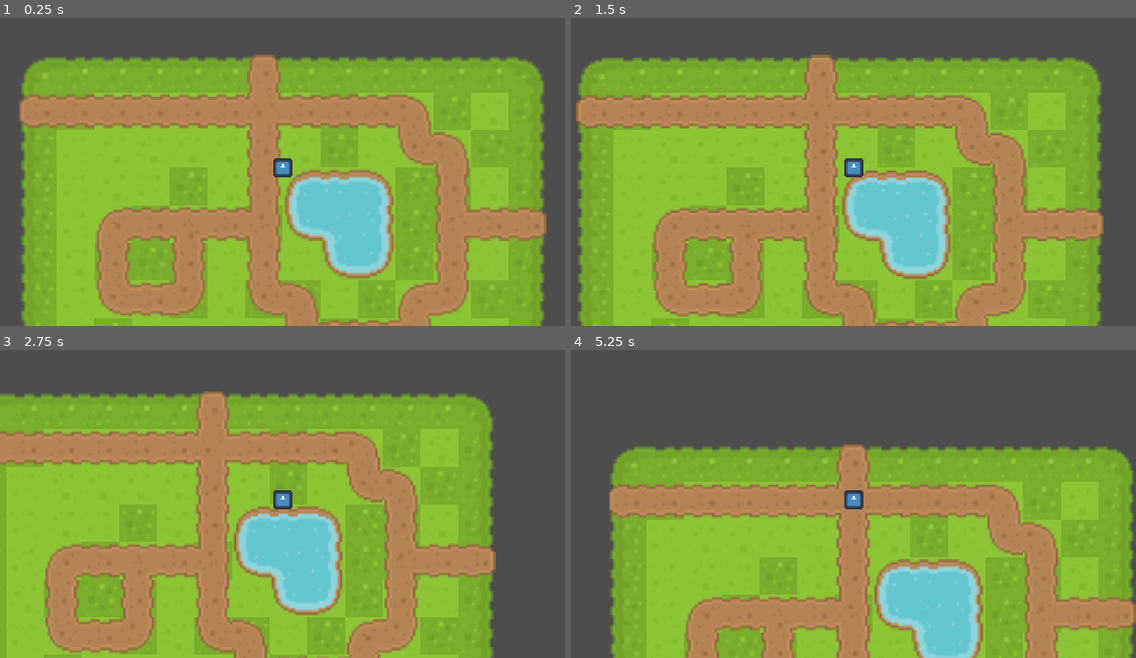
Above: before the commit, frames 1-4 (two rows, left to right).
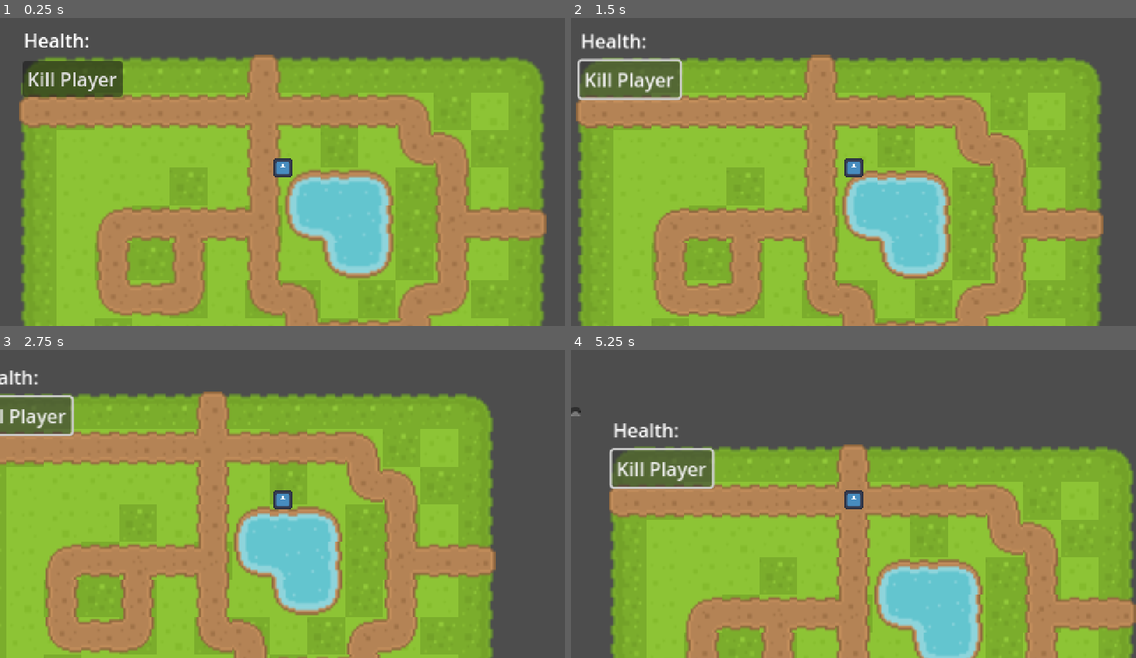
Above: after the commit, the same moments.

Repository: Nikkxi/CybrEternus
Game: Godot game, scene res://World/World.tscn
Same seed, same stepped clock (60 frames per second), same inputs: the game is played once before the commit and once after it. The engine's default icon, where the game draws it, is replaced by a stand-in: a white triangle on a blue panel in a dark square.
Inputs (mouse positions are in pixels of both pictures, inside the frame that each line leads up to):
- Up to frame 1 (0.25 s): no input
- Up to frame 2 (1.5 s): click (644, 79) at 0.5 s, where only the run after the commit has a clickable "Kill Player"; tap Enter at 1.25 s; hold Right (ui_right) from 1.28 s (still down)
- Up to frame 3 (2.75 s): release Right (ui_right) at 2.03 s; hold Down (ui_down) from 2.03 s (still down)
- Up to frame 4 (5.25 s): tap Space (respawn) at 2.75 s; release Down (ui_down) at 2.78 s; hold Right (ui_right) 2.78-3.53 s; hold Up (ui_up) 3.53-4.28 s; hold Left (ui_left) from 4.28 s (still down)

The runs differ from the first frame. In frame 1, 2.3% of the frame differs, in the area x 4-22%, y 5-26%; in frame 2, 2.8%, in the area x 1-20%, y 5-27%; in frame 3, 1.9%; in frame 4, 2.8%.
Error after the commit: Parse Error: Expected end of statement after expression, found "Identifier" instead. (res://Scripts/UpdateHealthText.gd:7)

Commit message:
Learning Signaling Pt 1

Diff:
--- a/Player/Player.tscn
+++ b/Player/Player.tscn
@@ -1,8 +1,7 @@
-[gd_scene load_steps=6 format=3 uid="uid://c50ms1m1reutm"]
+[gd_scene load_steps=5 format=3 uid="uid://c50ms1m1reutm"]
 
 [ext_resource type="Texture2D" uid="uid://biwwde61vgjf" path="res://icon.svg" id="1_b8l6f"]
 [ext_resource type="Script" path="res://Scripts/Player.gd" id="1_h6obl"]
-[ext_resource type="Script" path="res://Scripts/Derp.gd" id="3_t1ptg"]
 [ext_resource type="Script" path="res://Scripts/Health.gd" id="5_7r5ni"]
 
 [sub_resource type="CapsuleShape2D" id="CapsuleShape2D_q561h"]
@@ -10,17 +9,16 @@
 height = 24.0
 
 [node name="Player" type="CharacterBody2D"]
+collision_layer = 2
 script = ExtResource("1_h6obl")
 SPEED = 60
+loot = "Coin"
 
 [node name="Camera2D" type="Camera2D" parent="."]
 
 [node name="Sprite" type="Sprite2D" parent="."]
 scale = Vector2(0.25, 0.25)
 texture = ExtResource("1_b8l6f")
-
-[node name="Node2D" type="Node2D" parent="."]
-script = ExtResource("3_t1ptg")
 
 [node name="Health" type="Node" parent="."]
 script = ExtResource("5_7r5ni")
--- a/Scripts/Derp.gd
+++ /dev/null
@@ -1,16 +0,0 @@
-extends Node2D
-
-
-# Called when the node enters the scene tree for the first time.
-func _ready():
-	pass # Replace with function body.
-
-
-# Called every frame. 'delta' is the elapsed time since the previous frame.
-func _process(delta):
-	pass
-
-
-func _notification(what):
-	if what == NOTIFICATION_WM_CLOSE_REQUEST:
-		print("DERP!")
--- a/Scripts/Health.gd
+++ b/Scripts/Health.gd
@@ -6,6 +6,7 @@
 var current_health
 
 signal Dies
+signal current_health_updated
 
 # Called when the node enters the scene tree for the first time.
 func _ready():
@@ -15,8 +16,10 @@
 func takeDamage(damage:int):
 	current_health -= damage
 
+	emit_signal("current_health_updated", current_health)
+
 	if current_health <= 0:
-		emit_signal("Dies")
+		Dies.emit()
 
 
 func receiveHealing(health:int):
--- a/Scripts/Player.gd
+++ b/Scripts/Player.gd
@@ -4,7 +4,12 @@
 @export_range(10,100) var SPEED = 30
 @export var loot:String
 
+var health:Health
+
 signal respawn_player
+
+func _ready():
+	pass
 
 func _process(delta):
 	if Input.is_action_pressed("quit"):
@@ -37,3 +42,7 @@
 
 func _on_health_dies():
 	print("Drops loot: " + loot)
+
+func _on_button_pressed() -> bool:
+	get_node("Health").takeDamage(2)
+	return true
--- /dev/null
+++ b/Scripts/UpdateHealthText.gd
@@ -0,0 +1,17 @@
+extends TextEdit
+
+var playerHealth
+# Called when the node enters the scene tree for the first time.
+func _ready():
+	playerHealth = get_parent().get_node("Player/Health")
+	text = (String)playerHealth.current_health
+
+
+# Called every frame. 'delta' is the elapsed time since the previous frame.
+func _process(delta):
+	pass
+
+
+func _on_health_current_health_updated(newHealthValue):
+	text = newHealthValue
+	pass
--- a/World/World.tscn
+++ b/World/World.tscn
@@ -1,8 +1,9 @@
-[gd_scene load_steps=4 format=3 uid="uid://83rjvmucfenk"]
+[gd_scene load_steps=5 format=3 uid="uid://83rjvmucfenk"]
 
 [ext_resource type="PackedScene" uid="uid://c50ms1m1reutm" path="res://Player/Player.tscn" id="1_ix8wh"]
 [ext_resource type="Script" path="res://World/World.gd" id="1_vny17"]
 [ext_resource type="PackedScene" uid="uid://sb6glkmeic2p" path="res://Maps/SandboxMap.tscn" id="2_s8fdq"]
+[ext_resource type="Script" path="res://Scripts/UpdateHealthText.gd" id="4_5uqr3"]
 
 [node name="World" type="Node2D"]
 script = ExtResource("1_vny17")
@@ -15,3 +16,27 @@
 
 [node name="SpawnPoint" type="Node2D" parent="."]
 position = Vector2(256, 128)
+
+[node name="Button" type="Button" parent="."]
+offset_left = 35.0
+offset_top = 37.0
+offset_right = 120.0
+offset_bottom = 68.0
+text = "Kill Player"
+
+[node name="RichTextLabel" type="RichTextLabel" parent="."]
+offset_left = 36.0
+offset_top = 8.0
+offset_right = 123.0
+offset_bottom = 34.0
+text = "Health:"
+
+[node name="CurrentHealth" type="TextEdit" parent="."]
+offset_right = 8.0
+offset_bottom = 8.0
+script = ExtResource("4_5uqr3")
+
+[connection signal="current_health_updated" from="Player/Health" to="CurrentHealth" method="_on_health_current_health_updated"]
+[connection signal="pressed" from="Button" to="Player" method="_on_button_pressed"]
+
+[editable path="Player"]
--- a/project.godot
+++ b/project.godot
@@ -11,6 +11,7 @@
 [application]
 
 config/name="CybrEterneus"
+config/tags=PackedStringArray("sandbox", "tutorial", "experimental")
 run/main_scene="res://World/World.tscn"
 config/features=PackedStringArray("4.1", "Forward Plus")
 config/icon="res://icon.svg"
